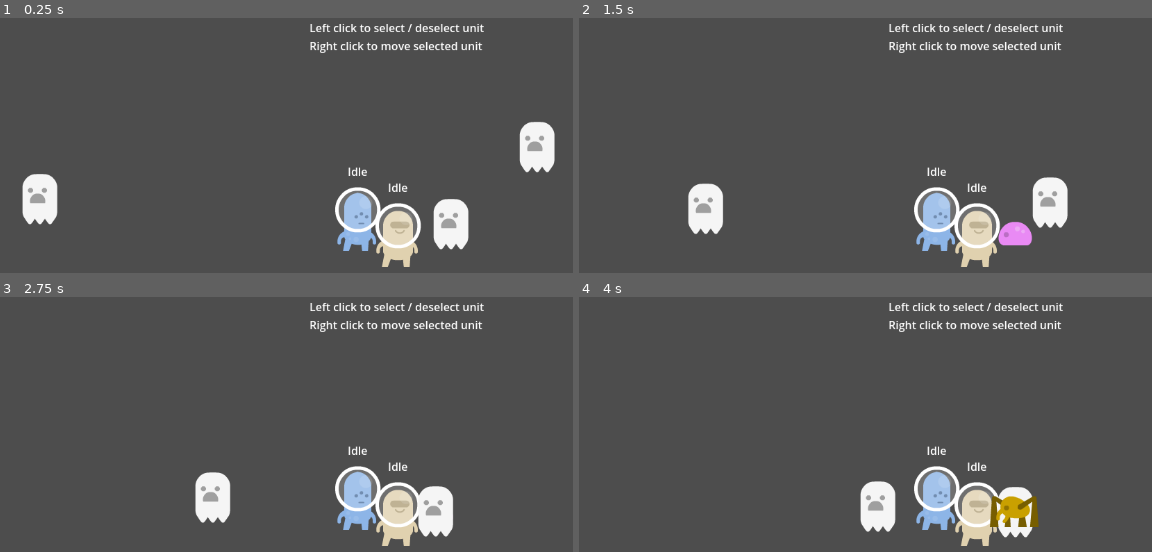
Above: before the commit, frames 1-4 (two rows, left to right).
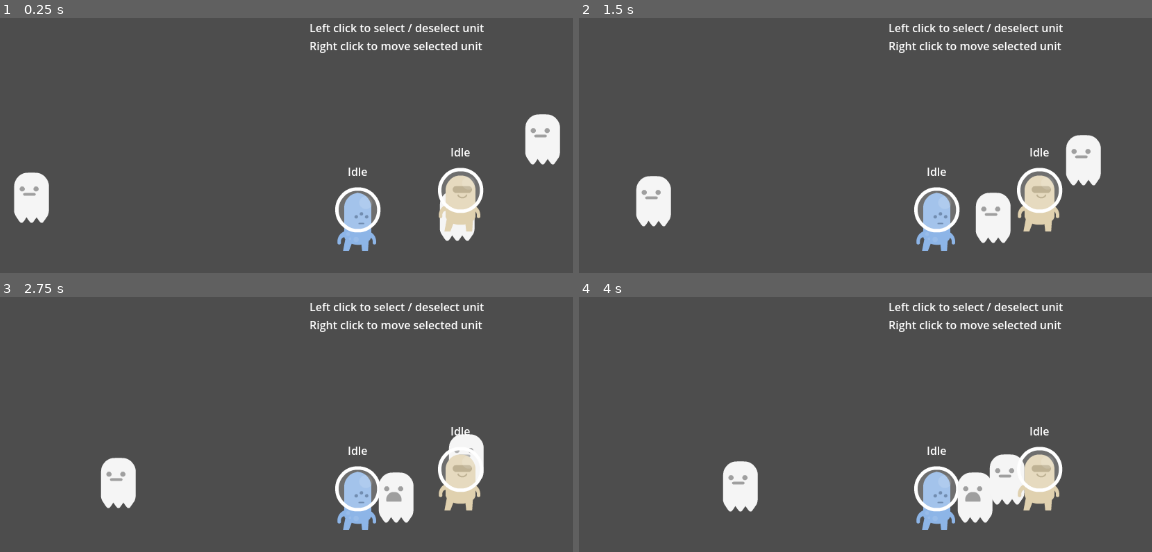
Above: after the commit, the same moments.

Repository: zhang-edward/roguelheart
Game: Godot game, scene res://scenes/Main.tscn
The game is run twice, just before and just after one commit, with the same random seed, the same clock (stepped at 60 frames per second) and the same inputs.
Inputs (mouse positions are in pixels of both pictures, inside the frame that each line leads up to):
- Up to frame 1 (0.25 s): no input
- Up to frame 2 (1.5 s): tap Enter at 0.5, 1.25 s; move the mouse to (934, 176) at 0.52 s; click (934, 176) at 0.67 s; move the mouse to (980, 193) at 1.27 s; click (980, 193) at 1.42 s
- Up to frame 3 (2.75 s): tap Enter at 2 s; move the mouse to (475, 409) at 2.02 s; click (475, 409) at 2.17 s
- Up to frame 4 (4 s): tap Enter at 2.75, 3.5 s; move the mouse to (outside the picture) at 2.77 s; click (outside the picture) at 2.92 s; move the mouse to (outside the picture) at 3.52 s; click (outside the picture) at 3.67 s

The runs differ from the first frame. In frame 1, 5.3% of the frame differs, in the area x 2-98%, y 37-98%; in frame 2, 7.5%, in the area x 9-92%, y 45-98%; in frame 3, 6.8%; in frame 4, 7.1%.

Commit message:
Attack tweaks

Diff:
--- a/prefab/Enemy.tscn
+++ b/prefab/Enemy.tscn
@@ -1,11 +1,10 @@
-[gd_scene load_steps=11 format=3 uid="uid://c8mt2vgagi8cc"]
+[gd_scene load_steps=10 format=3 uid="uid://c8mt2vgagi8cc"]
 
 [ext_resource type="Script" path="res://scripts/Enemy.gd" id="1_4cwpj"]
 [ext_resource type="Texture2D" uid="uid://de15fo6beh8fq" path="res://sprites/ghost.png" id="1_6c54o"]
-[ext_resource type="Texture2D" uid="uid://bvkkv67crstrg" path="res://sprites/slime.png" id="2_m4dvi"]
+[ext_resource type="Texture2D" uid="uid://d15dahn3jx7cd" path="res://sprites/ghost_normal.png" id="2_ps1ne"]
 [ext_resource type="Script" path="res://scripts/fsm/StateMachine.gd" id="3_5m8em"]
 [ext_resource type="Script" path="res://scripts/fsm/IdleState.gd" id="4_5qyw5"]
-[ext_resource type="Texture2D" uid="uid://coikxpubf6esv" path="res://sprites/spider.png" id="4_dj2ep"]
 [ext_resource type="Script" path="res://scripts/fsm/MoveState.gd" id="5_68pec"]
 [ext_resource type="Script" path="res://scripts/fsm/AttackState.gd" id="6_aaj38"]
 
@@ -13,13 +12,13 @@
 animations = [{
 "frames": [{
 "duration": 1.0,
-"texture": ExtResource("2_m4dvi")
+"texture": ExtResource("1_6c54o")
+}, {
+"duration": 1.0,
+"texture": ExtResource("2_ps1ne")
 }, {
 "duration": 1.0,
 "texture": ExtResource("1_6c54o")
-}, {
-"duration": 1.0,
-"texture": ExtResource("4_dj2ep")
 }],
 "loop": true,
 "name": &"attack",
@@ -27,7 +26,7 @@
 }, {
 "frames": [{
 "duration": 1.0,
-"texture": ExtResource("1_6c54o")
+"texture": ExtResource("2_ps1ne")
 }],
 "loop": true,
 "name": &"default",
@@ -42,6 +41,7 @@
 script = ExtResource("1_4cwpj")
 
 [node name="Sprite" type="AnimatedSprite2D" parent="."]
+y_sort_enabled = true
 sprite_frames = SubResource("SpriteFrames_ubdcv")
 animation = &"attack"
 
@@ -60,6 +60,8 @@
 
 [node name="Move" type="Node" parent="StateMachine"]
 script = ExtResource("5_68pec")
+speed = 50
 
 [node name="Attack" type="Node" parent="StateMachine"]
 script = ExtResource("6_aaj38")
+move_speed = 50
--- a/prefab/Player.tscn
+++ b/prefab/Player.tscn
@@ -43,6 +43,7 @@
 script = ExtResource("1_73ntl")
 
 [node name="Sprite" type="AnimatedSprite2D" parent="."]
+y_sort_enabled = true
 sprite_frames = SubResource("SpriteFrames_ks0ck")
 animation = &"attack"
 frame_progress = 0.785793
--- a/scenes/Main.tscn
+++ b/scenes/Main.tscn
@@ -74,9 +74,9 @@
 [node name="Attack" parent="Player2/StateMachine" index="2"]
 attack_interval = 2
 
-[node name="Player" parent="." instance=ExtResource("1_uys3c")]
-position = Vector2(2, 10)
-
 [node name="EnemyPartyManager" parent="." instance=ExtResource("2_aye20")]
 
+[node name="Player" parent="." instance=ExtResource("1_uys3c")]
+position = Vector2(92, -41)
+
 [editable path="Player2"]
--- a/scripts/fsm/AttackState.gd
+++ b/scripts/fsm/AttackState.gd
@@ -9,27 +9,32 @@
 const MAX_ATTACK_DISTANCE: float = 20
 
 var _target = null
+var _attacking := false
 # If approaching target from the left, then attack offset position will be on the left
 # Otherwise, it will be on the right
-var _approach_dir = Vector2.RIGHT
+var _approach_dir := Vector2.RIGHT
 var _attack_anim_speed_factor: float
 
 func _ready() -> void:
-	await entity.ready
 	sprite.frame_changed.connect(attack)
 	var attack_anim_duration = get_animation_duration(sprite.sprite_frames, ATTACK_ANIMATION_NAME)
 	_attack_anim_speed_factor = attack_anim_duration / attack_interval
 
-func update(_delta: float) -> void:
+func physics_update(delta: float) -> void:
 	if _target == null or _target.is_dead():
 		state_machine.transition_to("Idle")
+		return
 
-func physics_update(delta: float) -> void:
-
+	# Target has to be within MIN_ATTACK_DISTANCE to start attacking
 	var attack_target_pos = _target.position + (_approach_dir * ATTACK_TARGET_OFFSET)
 	if (entity.position - attack_target_pos).length() < MIN_ATTACK_DISTANCE:
+		_attacking = true
 		sprite.play("attack", _attack_anim_speed_factor)
-	else:
+	# Target has to be outside MAX_ATTACK_DISTANCE to stop attacking
+	elif _attacking and (entity.position - attack_target_pos).length() > MAX_ATTACK_DISTANCE:
+		_attacking = false
+
+	if !_attacking:
 		sprite.play("default")
 		entity.translate((attack_target_pos - entity.position).normalized() * delta * move_speed)
 
Binary file added: sprites/ghost_normal.png
Not shown, added: sprites/ghost_normal.png.import
